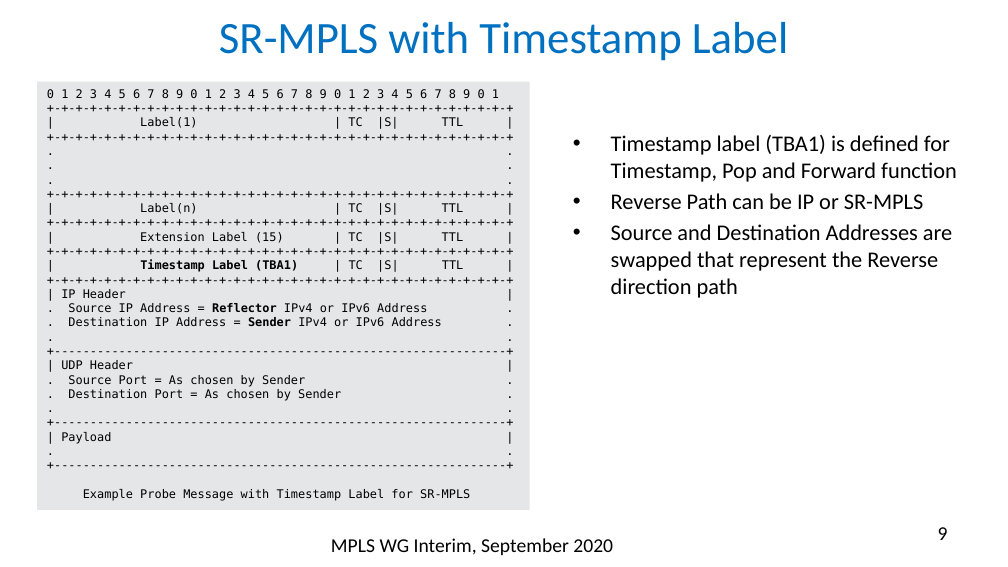
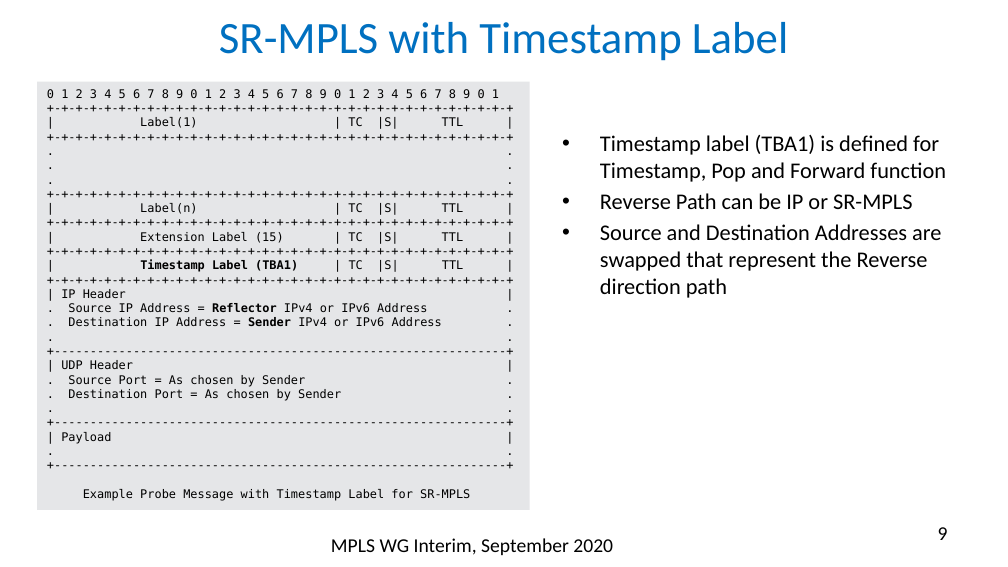
Before and after one commit to rakgandhi/ietf-slides, a slide deck: slide 9 of draft-gandhi-spring-sr-enhanced-plm-03.pptx. Drawn at 1008x567 pixels with LibreOffice and Linux fonts; fonts in the diff are those of the drawing. Boxes give left, top, right and bottom in pixels: in the first picture for what was removed or moved away, otherwise in the second. Text is boxed around its words. In the diff, an @@ line names an element or a change of style, - is before the commit and + after.

```diff
--- a/draft-gandhi-spring-sr-enhanced-plm-03.pptx
+++ b/draft-gandhi-spring-sr-enhanced-plm-03.pptx
@@ text "Timestamp label (TBA1) is defined ...": place and size @@
-text "Timestamp label (TBA1) is defined ..." at <box>611,135,957,298</box>
+text "Timestamp label (TBA1) is defined ..." at <box>600,135,946,298</box>
```
Also in this commit, not shown: 2 other slides changed, 1 other file.
